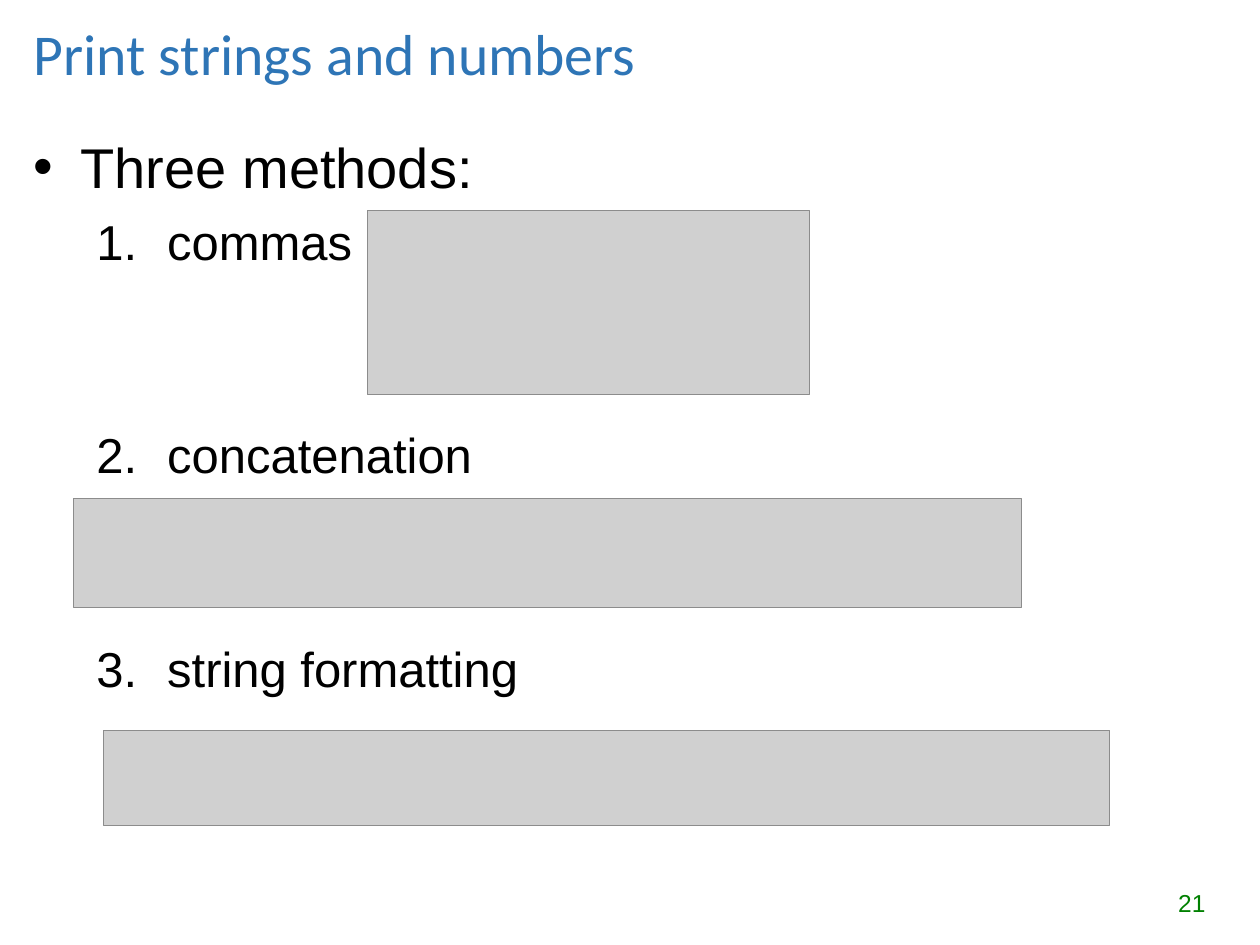
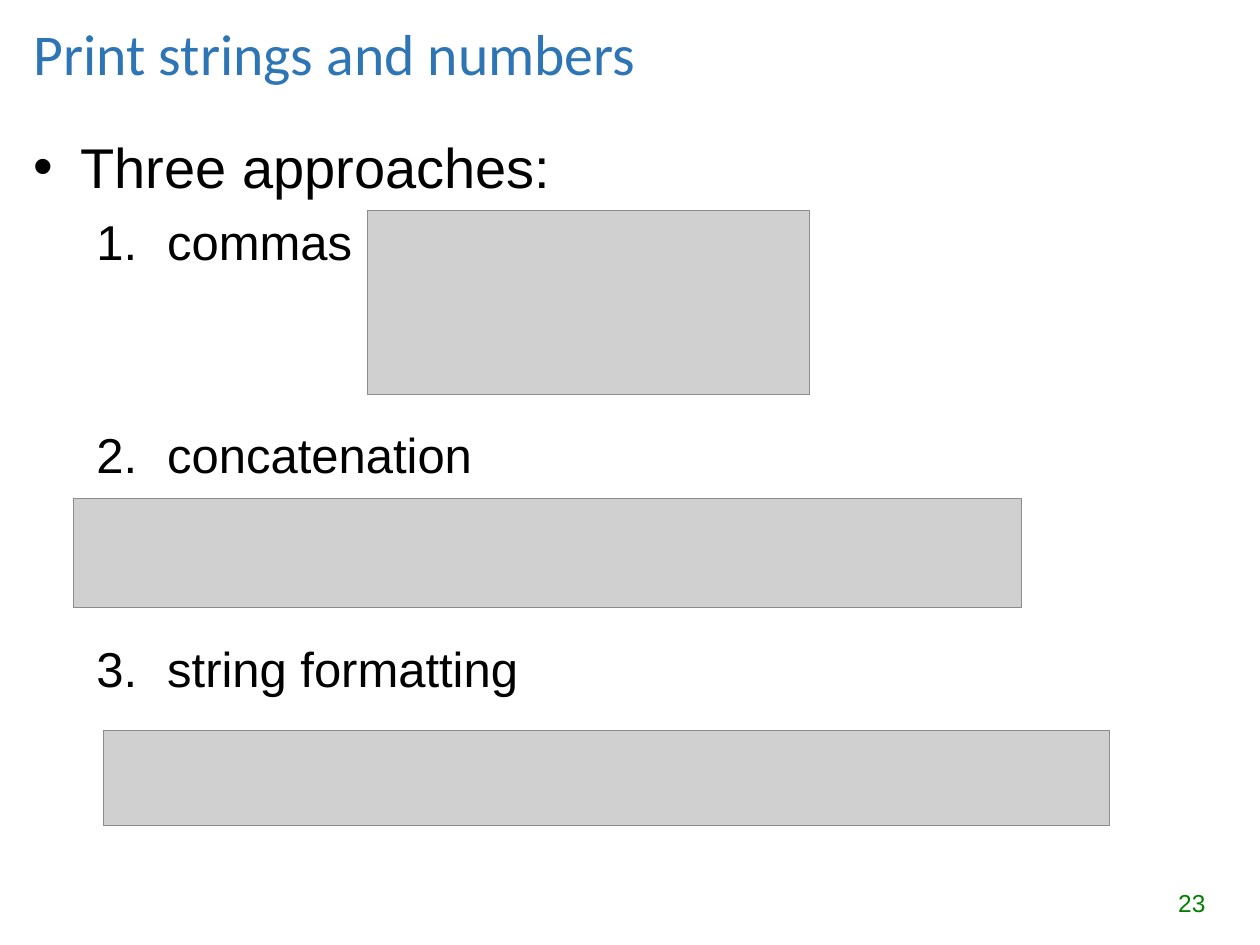
Before and after one commit to lgtateos/gis540, a slide deck: slide 23 of slides/numbers_and_strings.ppt (slide 21 before the commit). Drawn at 1260x945 pixels with LibreOffice and Linux fonts; fonts in the diff are those of the drawing; grey boxes stand for pictures. Boxes give left, top, right and bottom in pixels: in the first picture for what was removed or moved away, otherwise in the second. Text is boxed around its words. In the diff, an @@ line names an element or a change of style, - is before the commit and + after.

Commit message:
Additional str methods moved to n0_and_str slides
Also, corrected typo: unary -> unicode.

```diff
--- a/slides/numbers_and_strings.ppt
+++ b/slides/numbers_and_strings.ppt
@@ text at bbox=[81, 147, 550, 198]: text changed @@
-• Three methods:
+• Three approaches:
@@ page number at bbox=[1178, 895, 1205, 913]: text changed @@
-21
+23
```
Also in this commit, not shown: 1 other slide changed, 2 slides added, 1 other file.
